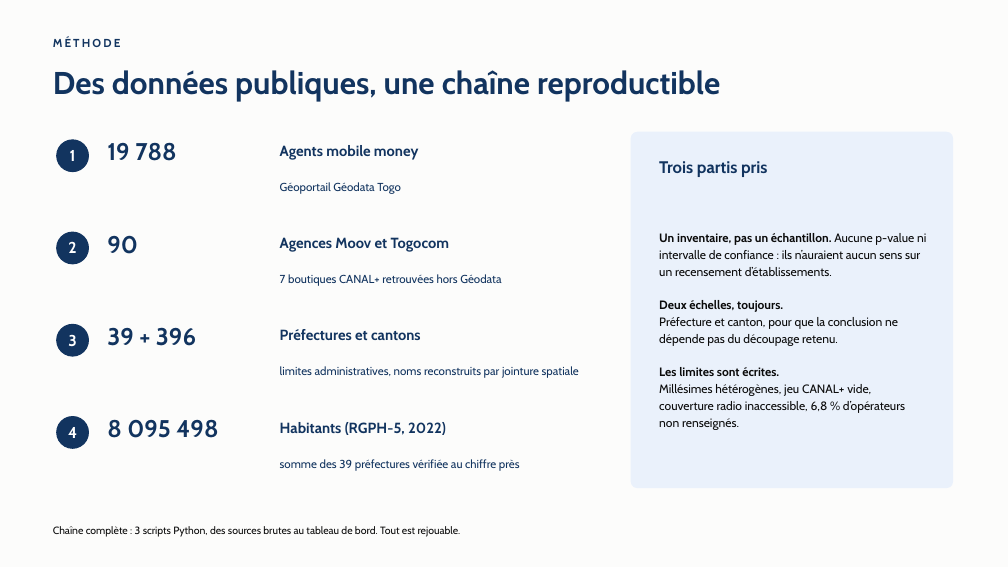
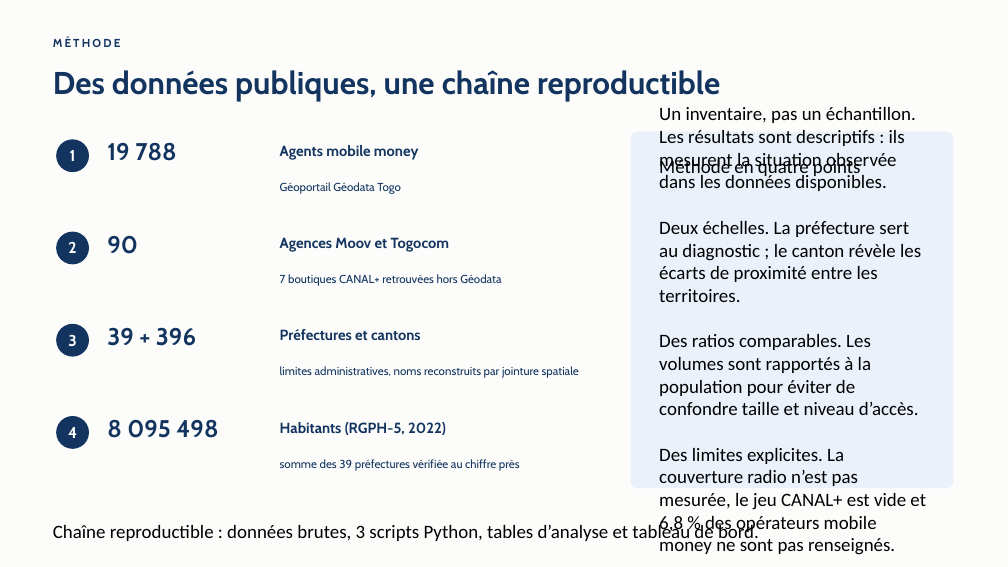
Before and after one commit to jack-junior/togo-acces-numerique, a slide deck: slide 2 of rapport/Rapport_Defi1_Acces_numerique_Togo.pptx. Drawn at 1008x567 pixels with LibreOffice and Linux fonts; fonts in the diff are those of the drawing. Boxes give left, top, right and bottom in pixels: in the first picture for what was removed or moved away, otherwise in the second. Text is boxed around its words. In the diff, an @@ line names an element or a change of style, - is before the commit and + after.

```diff
--- a/rapport/Rapport_Defi1_Acces_numerique_Togo.pptx
+++ b/rapport/Rapport_Defi1_Acces_numerique_Togo.pptx
@@ text at (659,107,926,555): text changed; size 11.5 to 18 pt; font Cabin to Calibri; text colour #0B0B0B to #000000 @@
-Un inventaire, pas un échantillon. Aucune p-value ni intervalle de confiance : ils n’auraient aucun sens sur un recensement d’établissements.
-Deux échelles, toujours.
-Préfecture et canton, pour que la conclusion ne dépende pas du découpage retenu.
-Les limites sont écrites.
-Millésimes hétérogènes, jeu CANAL+ vide, couverture radio inaccessible, 6,8 % d’opérateurs non renseignés.
+Un inventaire, pas un échantillon. Les résultats sont descriptifs : ils mesurent la situation observée dans les données disponibles.
+Deux échelles. La préfecture sert au diagnostic ; le canton révèle les écarts de proximité entre les territoires.
+Des ratios comparables. Les volumes sont rapportés à la population pour éviter de confondre taille et niveau d’accès.
+Des limites explicites. La couverture radio n’est pas mesurée, le jeu CANAL+ est vide et 6,8 % des opérateurs mobile money ne sont pas renseignés.
@@ text at (659,158,861,179): text changed; size 16 to 18 pt; font Cabin to Calibri; text colour #12345F to #000000; bold off @@
-Trois partis pris
+Méthode en quatre points
@@ text at (53,522,759,543): text changed; size 10 to 18 pt; font Cabin to Calibri; text colour #0B0B0B to #000000 @@
-Chaîne complète : 3 scripts Python, des sources brutes au tableau de bord. Tout est rejouable.
+Chaîne reproductible : données brutes, 3 scripts Python, tables d’analyse et tableau de bord.
```
Also in this commit, not shown: 6 other slides changed, 1 other file.
